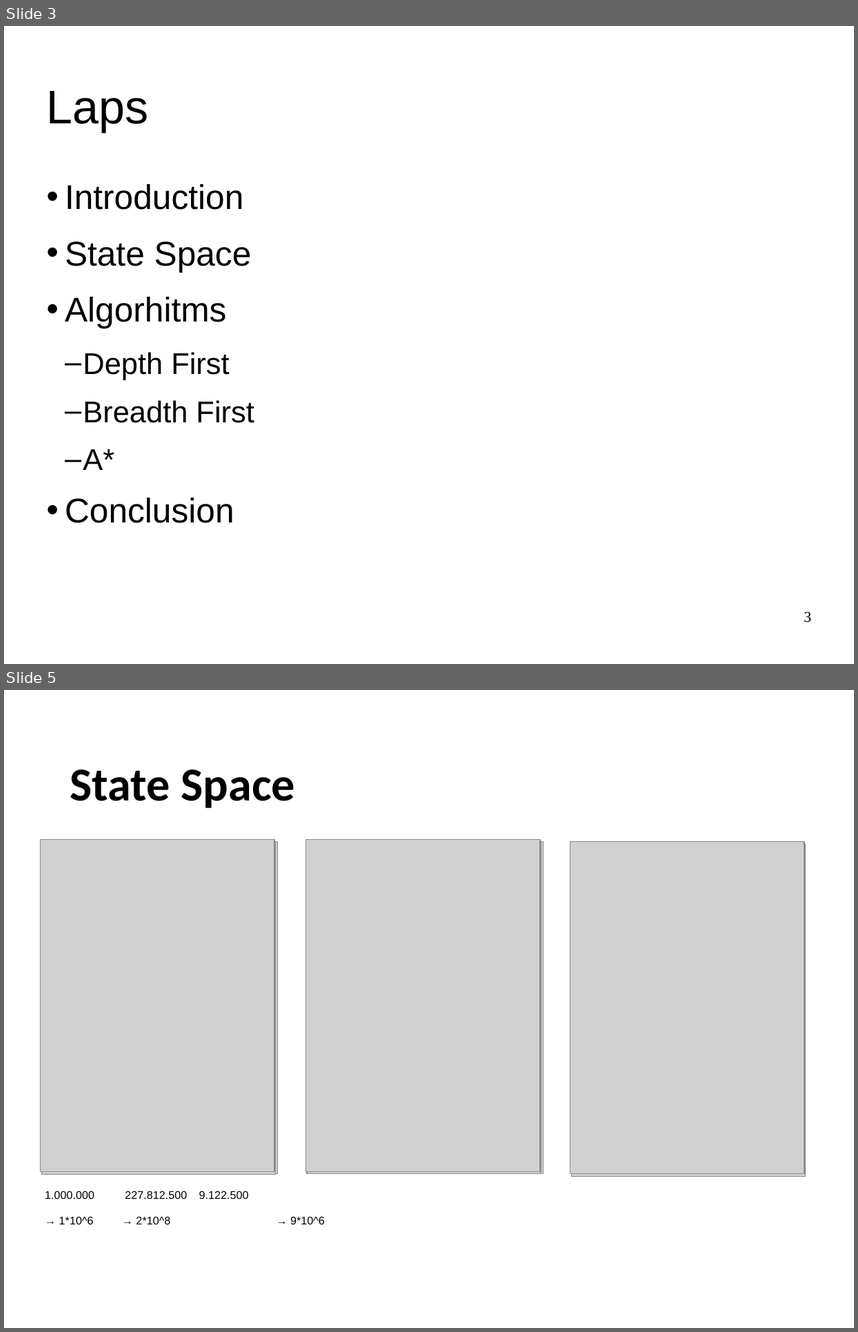
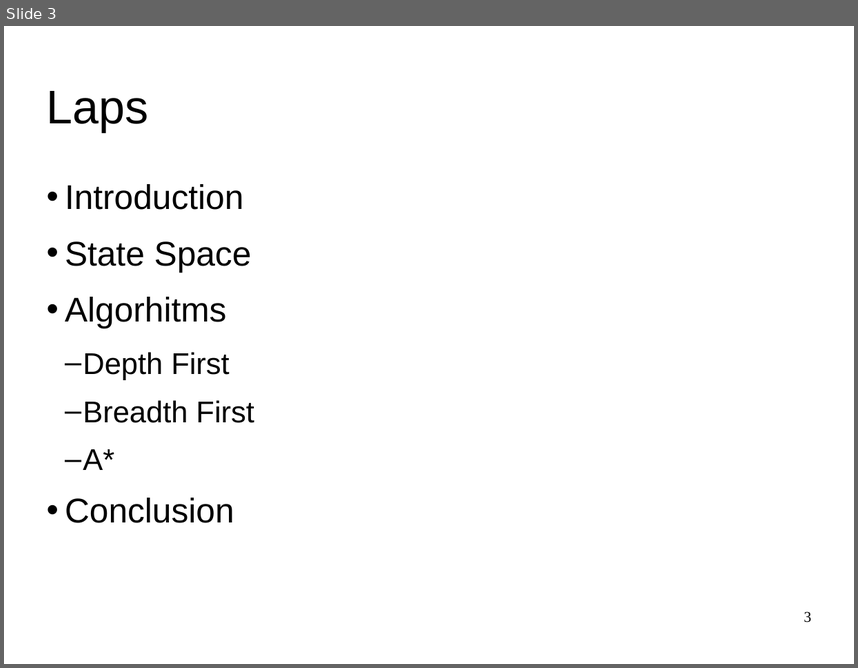
Before and after one commit to SjoerdvanderHeijden/Formule-i, a slide deck: PresRushHour4.ppt. Shown one above the other, each under a label of ours: slides 3 and 5 before the commit, slide 3 after it; the slides between them are not shown. The pictures are 858x1332 and 858x668 pixels, drawn with LibreOffice and Linux fonts; fonts in the diff are those of the drawing; grey boxes stand for pictures. Boxes give left, top, right and bottom in pixels: in the first picture for what was removed or moved away, otherwise in the second. Text is boxed around its words. In the diff, an @@ line names an element or a change of style, - is before the commit and + after.

```diff
--- a/PresRushHour4.ppt
+++ b/PresRushHour4.ppt
@@ slide 5 removed at (x1=4, y1=690, x2=854, y2=1328), background #FFFFFF @@
@@ text removed at (x1=70, y1=769, x2=295, y2=808) @@
-State Space
@@ picture removed at (x1=41, y1=840, x2=274, y2=1172) @@
@@ picture removed at (x1=42, y1=842, x2=277, y2=1174) @@
@@ picture removed at (x1=43, y1=842, x2=278, y2=1174) @@
@@ picture removed at (x1=306, y1=839, x2=540, y2=1170) @@
@@ picture removed at (x1=307, y1=842, x2=542, y2=1174) @@
@@ picture removed at (x1=309, y1=841, x2=543, y2=1173) @@
@@ picture removed at (x1=571, y1=842, x2=804, y2=1174) @@
@@ picture removed at (x1=572, y1=845, x2=806, y2=1176) @@
@@ text removed at (x1=45, y1=1190, x2=325, y2=1224) @@
-1.000.000 227.812.500 9.122.500
-→ 1*10^6 → 2*10^8 → 9*10^6
```
Also in this commit, not shown: 5 slides added, 3 other slides removed, 3 other files.
